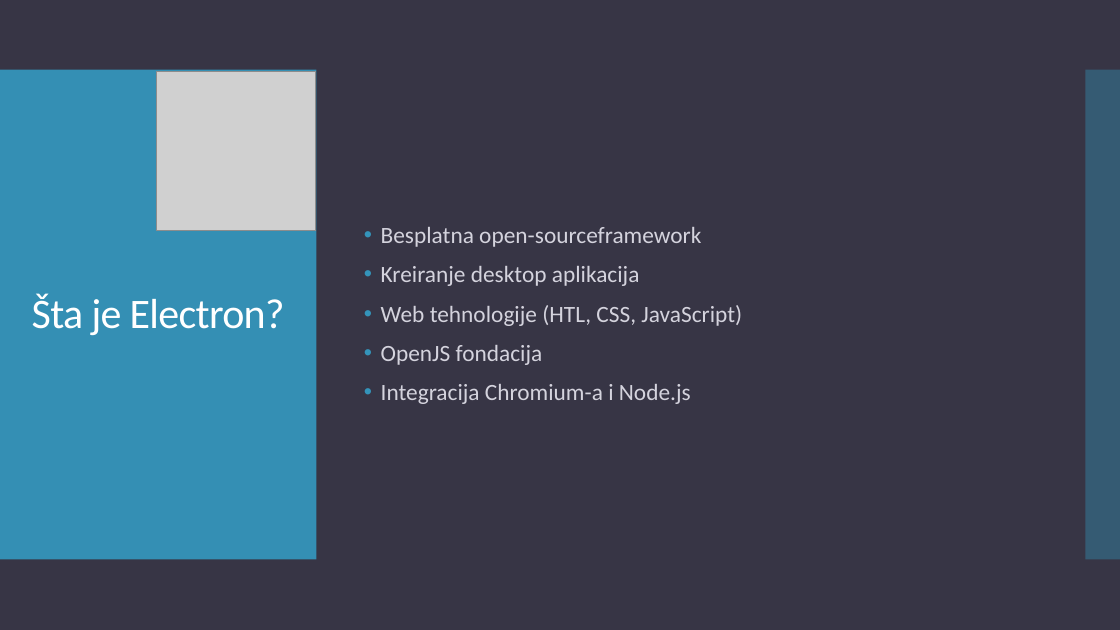
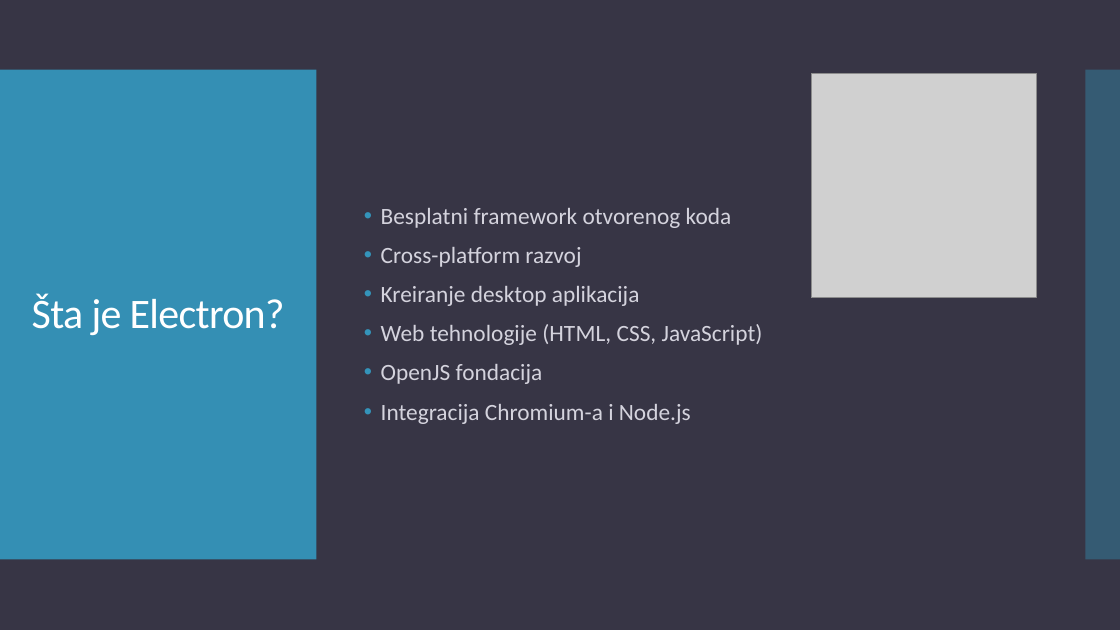
Before and after one commit to teodora18040cvetkovic/electron_react, a slide deck: slide 3 of Electron.pptx. Drawn at 1120x630 pixels with LibreOffice and Linux fonts; fonts in the diff are those of the drawing; grey boxes stand for pictures. Boxes give left, top, right and bottom in pixels: in the first picture for what was removed or moved away, otherwise in the second. Text is boxed around its words. In the diff, an @@ line names an element or a change of style, - is before the commit and + after.

```diff
--- a/Electron.pptx
+++ b/Electron.pptx
@@ picture: place and size @@
-picture at [157,71,316,230]
+picture at [812,73,1037,298]
@@ text at [381,208,732,267]: text changed @@
-• Besplatna open-sourceframework
+• Besplatni framework otvorenog koda
+• Cross-platform razvoj
@@ text at [381,324,763,345]: text changed @@
-• Web tehnologije (HTL, CSS, JavaScript)
+• Web tehnologije (HTML, CSS, JavaScript)
```
Also in this commit, not shown: 6 other slides changed, 2 slides added, 4 slides removed, 1 other file.
